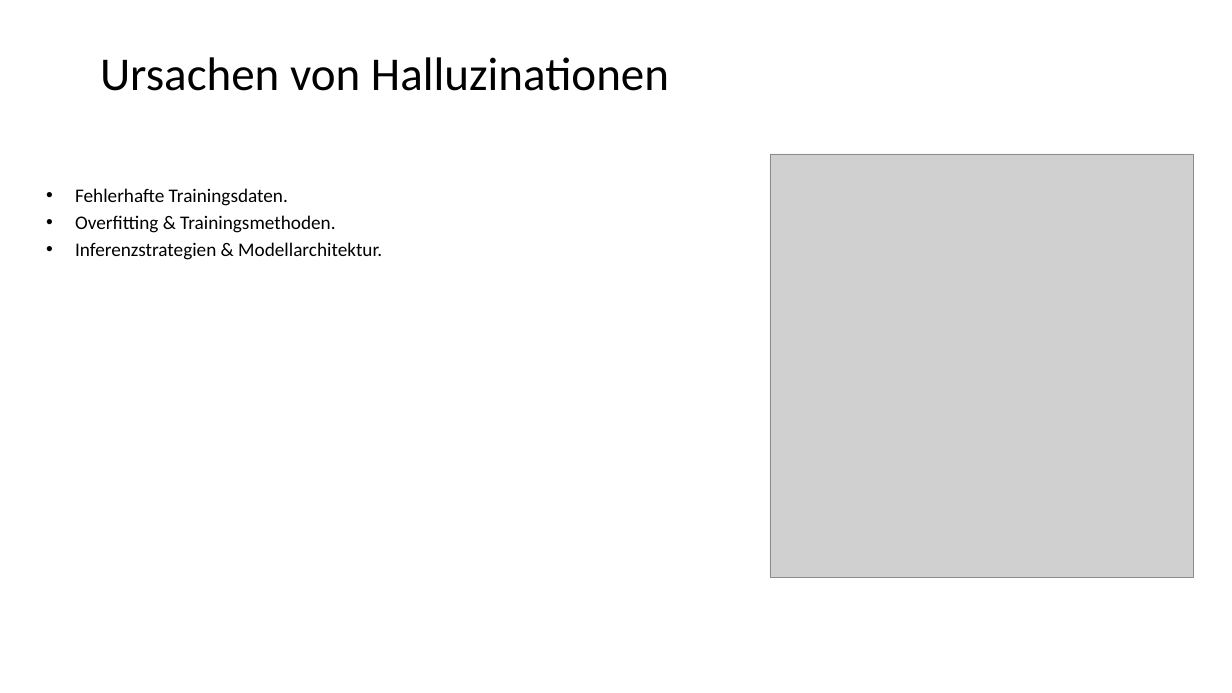
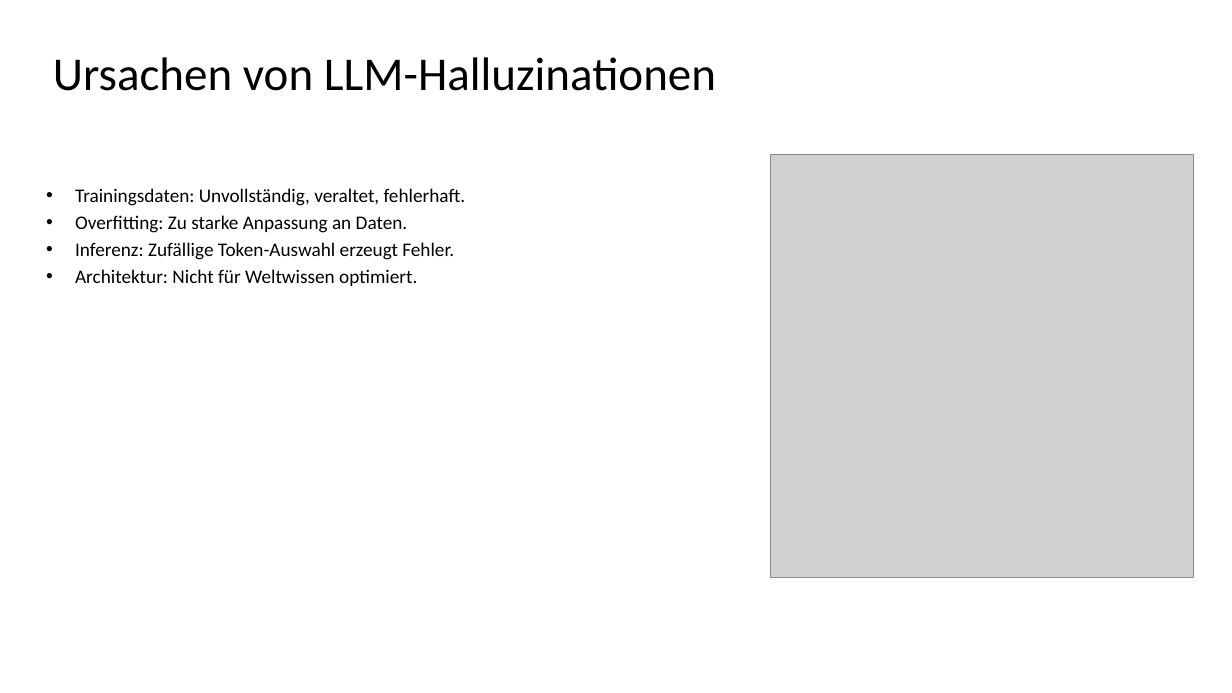
Before and after one commit to crava98/NPE1_POC_CoLecture, a slide deck: slide 2 of data/generated_presentation_Deutsch.pptx (slide 3 before the commit). Drawn at 1232x693 pixels with LibreOffice and Linux fonts; fonts in the diff are those of the drawing; grey boxes stand for pictures. Boxes give left, top, right and bottom in pixels: in the first picture for what was removed or moved away, otherwise in the second. Text is boxed around its words. In the diff, an @@ line names an element or a change of style, - is before the commit and + after.

```diff
--- a/data/generated_presentation_Deutsch.pptx
+++ b/data/generated_presentation_Deutsch.pptx
@@ title at bbox=[53, 57, 716, 91]: text changed @@
-Ursachen von Halluzinationen
+Ursachen von LLM-Halluzinationen
@@ text at bbox=[75, 188, 466, 286]: text changed @@
-• Fehlerhafte Trainingsdaten.
-• Overfitting & Trainingsmethoden.
-• Inferenzstrategien & Modellarchitektur.
+• Trainingsdaten: Unvollständig, veraltet, fehlerhaft.
+• Overfitting: Zu starke Anpassung an Daten.
+• Inferenz: Zufällige Token-Auswahl erzeugt Fehler.
+• Architektur: Nicht für Weltwissen optimiert.
```
Also in this commit, not shown: 7 slides added, 7 slides removed, 10 other files.
